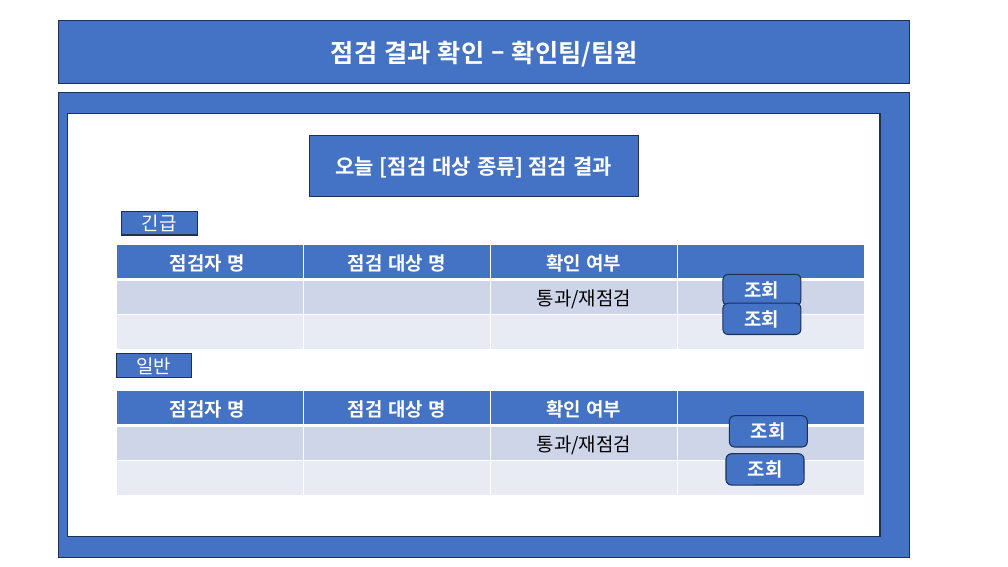
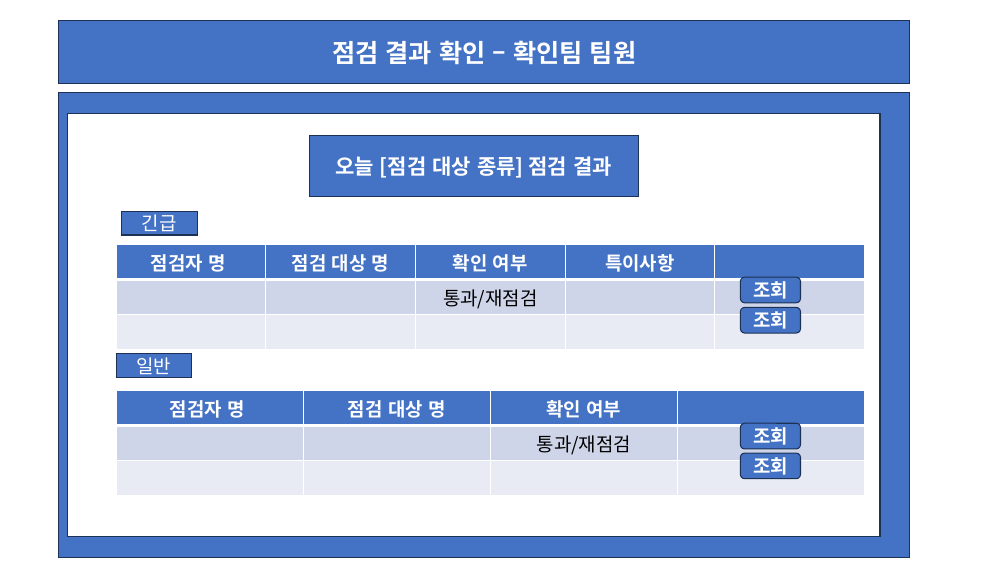
Before and after one commit to wari-wari/MainProject_1, a slide deck: slide 38 of 메인프로젝트 화면 레이아웃 초안.pptx (slide 37 before the commit). Drawn at 1008x567 pixels with LibreOffice and Linux fonts; fonts in the diff are those of the drawing. Boxes give left, top, right and bottom in pixels: in the first picture for what was removed or moved away, otherwise in the second. Text is boxed around its words. In the diff, an @@ line names an element or a change of style, - is before the commit and + after.

```diff
--- a/메인프로젝트 화면 레이아웃 초안.pptx
+++ b/메인프로젝트 화면 레이아웃 초안.pptx
@@ text in rectangle at (x1=332, y1=40, x2=636, y2=65): text changed @@
-점검 결과 확인 – 확인팀/팀원
+점검 결과 확인 – 확인팀 팀원
@@ table at (x1=116, y1=245, x2=865, y2=336) @@
+column 4: 특이사항 |  | 
@@ rounded rectangle "조회" resized from (x1=723, y1=274, x2=801, y2=306) to (x1=740, y1=278, x2=800, y2=303) @@
@@ rounded rectangle "조회" resized from (x1=723, y1=303, x2=801, y2=334) to (x1=740, y1=308, x2=800, y2=333) @@
@@ rounded rectangle "조회" resized from (x1=730, y1=416, x2=808, y2=447) to (x1=740, y1=423, x2=800, y2=449) @@
@@ rounded rectangle "조회" resized from (x1=726, y1=454, x2=804, y2=485) to (x1=740, y1=453, x2=800, y2=479) @@
```
Also in this commit, not shown: 23 other slides changed, 1 slide added, 1 other file.
